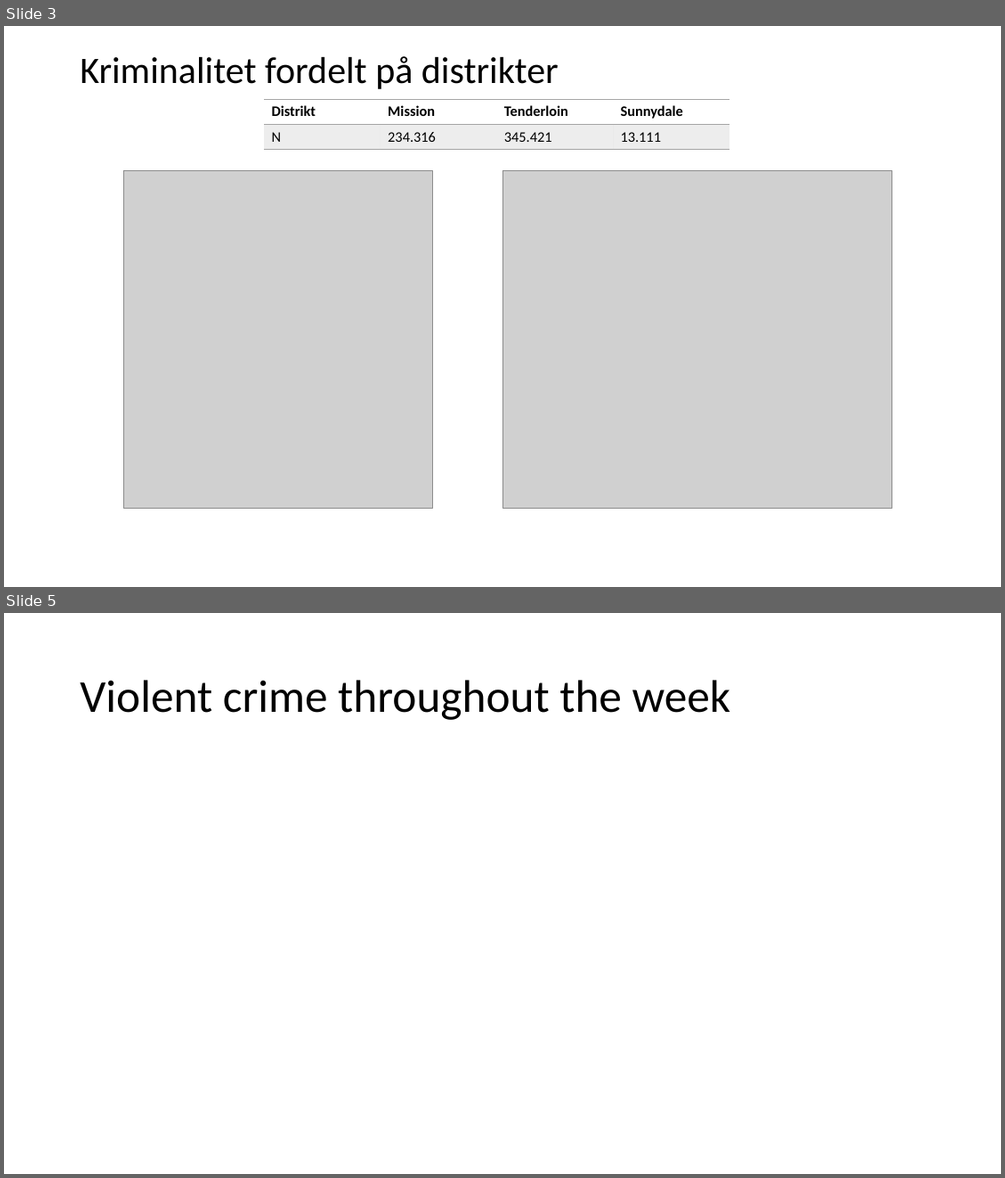
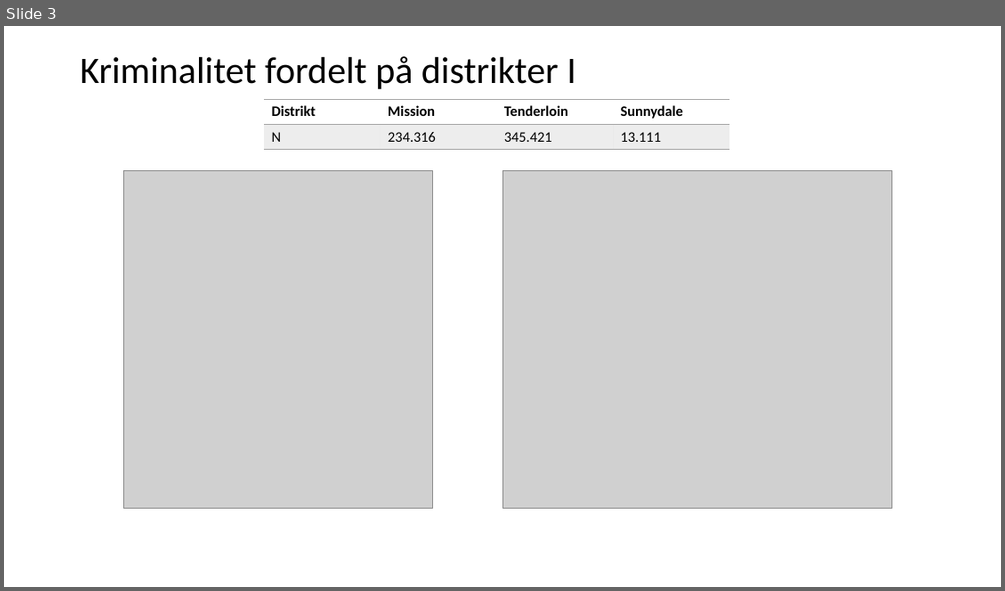
Before and after one commit to CarolineFuglsang/san_francisco_crime_data, a slide deck: presentation/San Francisco Crime Data.pptx. Shown one above the other, each under a label of ours: slides 3 and 5 before the commit, slide 3 after it; the slides between them are not shown. The pictures are 1005x1178 and 1005x591 pixels, drawn with LibreOffice and Linux fonts; fonts in the diff are those of the drawing; grey boxes stand for pictures. Boxes give left, top, right and bottom in pixels: in the first picture for what was removed or moved away, otherwise in the second. Text is boxed around its words. In the diff, an @@ line names an element or a change of style, - is before the commit and + after.

```diff
--- a/presentation/San Francisco Crime Data.pptx
+++ b/presentation/San Francisco Crime Data.pptx
@@ slide 5 removed at <box>4,613,1001,1174</box>, background #FFFFFF @@
@@ title removed at <box>80,680,731,720</box> @@
-Violent crime throughout the week
@@ slide 3 changed as well @@
@@ title at <box>80,56,576,89</box>: text changed @@
-Kriminalitet fordelt på distrikter
+Kriminalitet fordelt på distrikter I
```
Also in this commit, not shown: 1 other slide changed, 10 slides added, 5 other slides removed.
